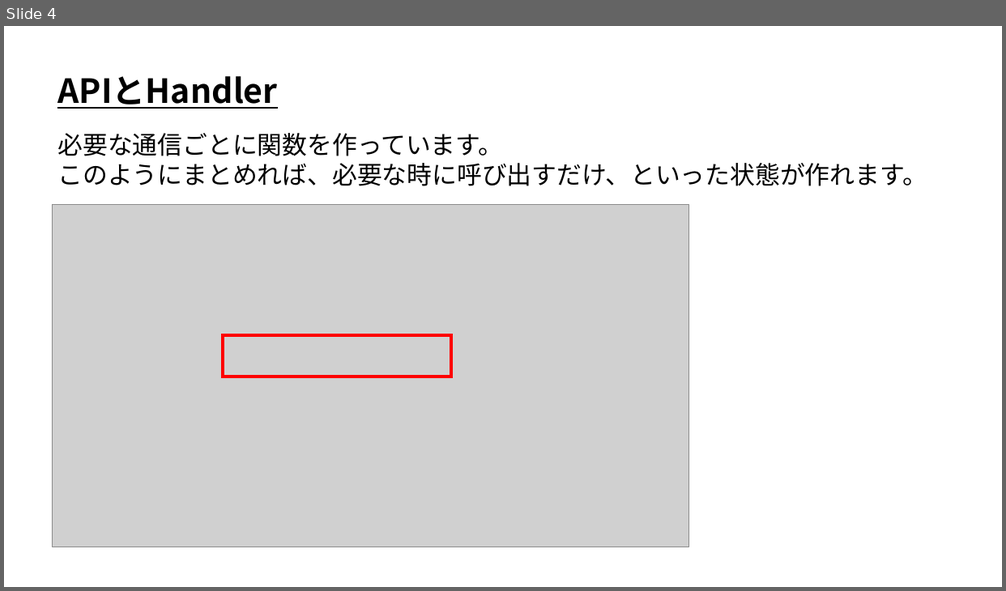
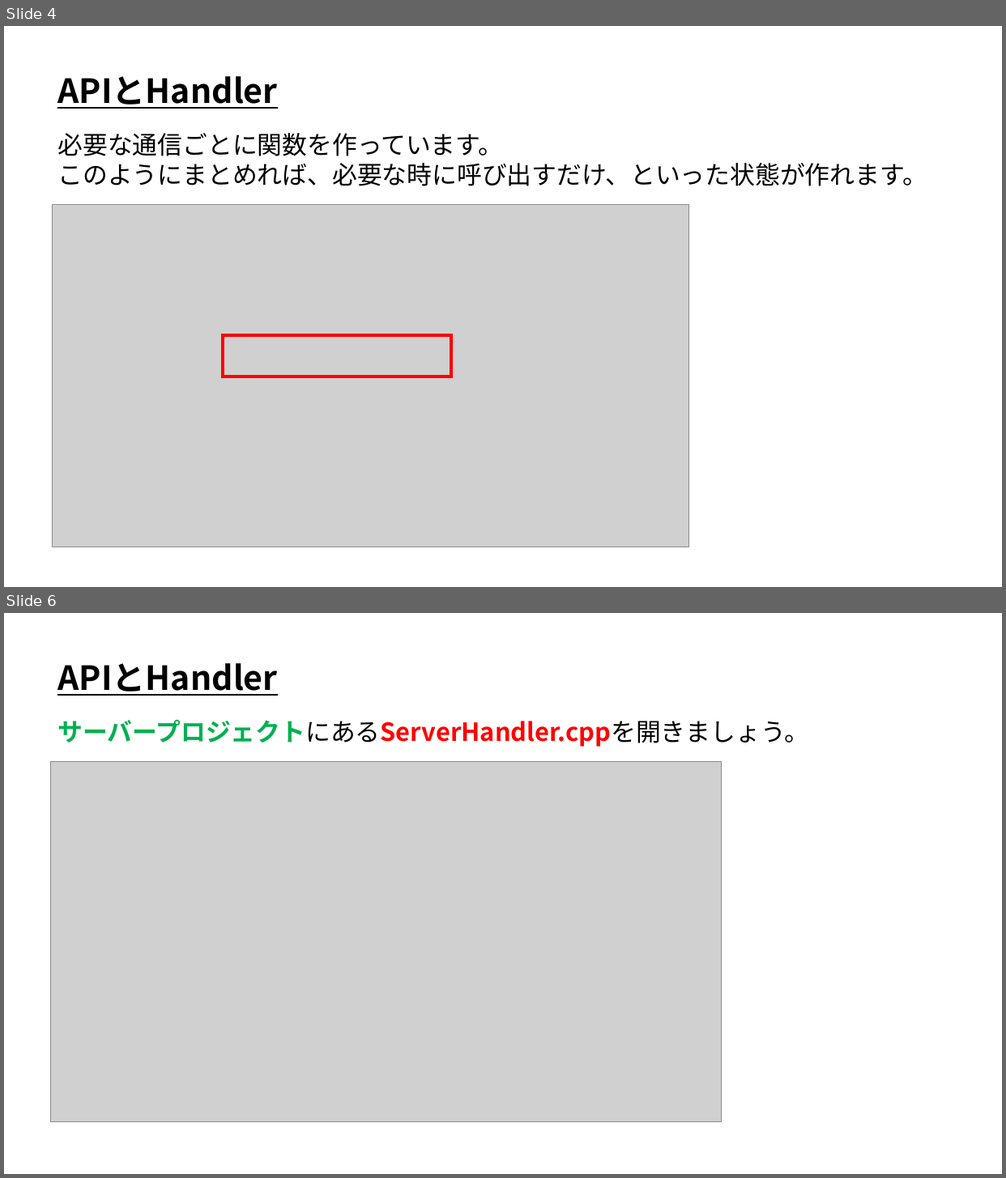
Before and after one commit to ArakiYusuke-Ohara/Textbook, a slide deck: ゲーム科3年/00_前期/オンラインゲームプログラミングⅠ/12_APIとHandler.pptx. Shown one above the other, each under a label of ours: slide 4 before the commit, slides 4 and 6 after it; the slides between them are not shown. The pictures are 1006x591 and 1006x1178 pixels, drawn with LibreOffice and Linux fonts; fonts in the diff are those of the drawing; grey boxes stand for pictures. Boxes give left, top, right and bottom in pixels: in the first picture for what was removed or moved away, otherwise in the second. Text is boxed around its words. In the diff, an @@ line names an element or a change of style, - is before the commit and + after.

```diff
--- a/ゲーム科3年/00_前期/オンラインゲームプログラミングⅠ/12_APIとHandler.pptx
+++ b/ゲーム科3年/00_前期/オンラインゲームプログラミングⅠ/12_APIとHandler.pptx
@@ slide 6 added at (4, 613, 1002, 1174), background #FFFFFF @@
@@ text added at (57, 663, 277, 696), 32 pt, text #000000, bold, underline @@
+APIとHandler
@@ text added at (57, 719, 808, 747), 24 pt, text #FF0000, bold @@
+サーバープロジェクトにあるServerHandler.cppを開きましょう。
@@ picture added at (50, 762, 721, 1122) @@
```
Also in this commit, not shown: 1 slide changed, 4 other slides added, 1 other file.
